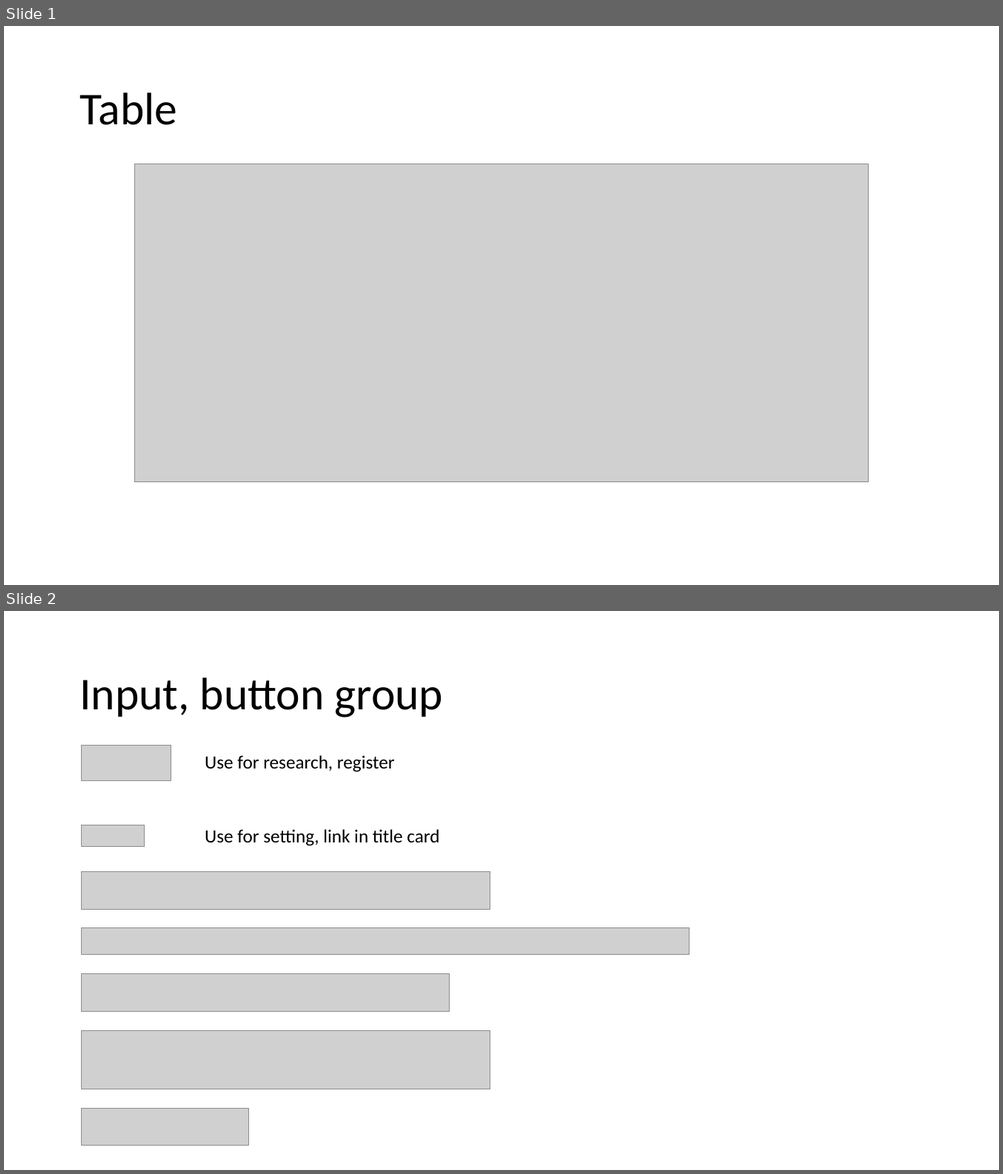
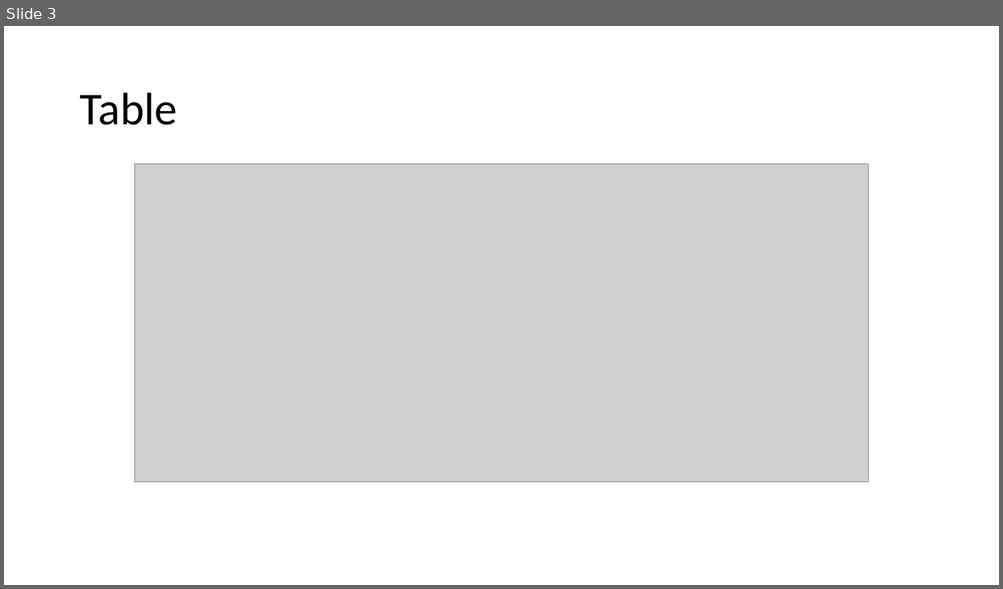
Before and after one commit to nguyenthingoctran/tailieu, a slide deck: UI-UX/UI UX for growme/component.pptx. Shown one above the other, each under a label of ours: slides 1 and 2 before the commit, slide 3 after it. The pictures are 1003x1174 and 1003x589 pixels, drawn with LibreOffice and Linux fonts; fonts in the diff are those of the drawing; grey boxes stand for pictures. Boxes give left, top, right and bottom in pixels: in the first picture for what was removed or moved away, otherwise in the second. Text is boxed around its words. In the diff, an @@ line names an element or a change of style, - is before the commit and + after.

```diff
--- a/UI-UX/UI UX for growme/component.pptx
+++ b/UI-UX/UI UX for growme/component.pptx
@@ slide 2 removed at box(4, 611, 999, 1170), background #FFFFFF @@
@@ title removed at box(79, 678, 444, 718) @@
-Input, button group
@@ picture removed at box(82, 745, 171, 781) @@
@@ text removed at box(205, 755, 395, 772) @@
-Use for research, register
@@ picture removed at box(82, 825, 145, 846) @@
@@ text removed at box(205, 829, 439, 846) @@
-Use for setting, link in title card
@@ picture removed at box(82, 871, 490, 909) @@
@@ picture removed at box(82, 928, 690, 954) @@
@@ picture removed at box(82, 974, 449, 1011) @@
@@ picture removed at box(82, 1031, 490, 1089) @@
@@ picture removed at box(82, 1109, 249, 1145) @@
@@ what was slide 1 is now slide 3 @@
```
Also in this commit, not shown: 3 slides added, 5 other files.
